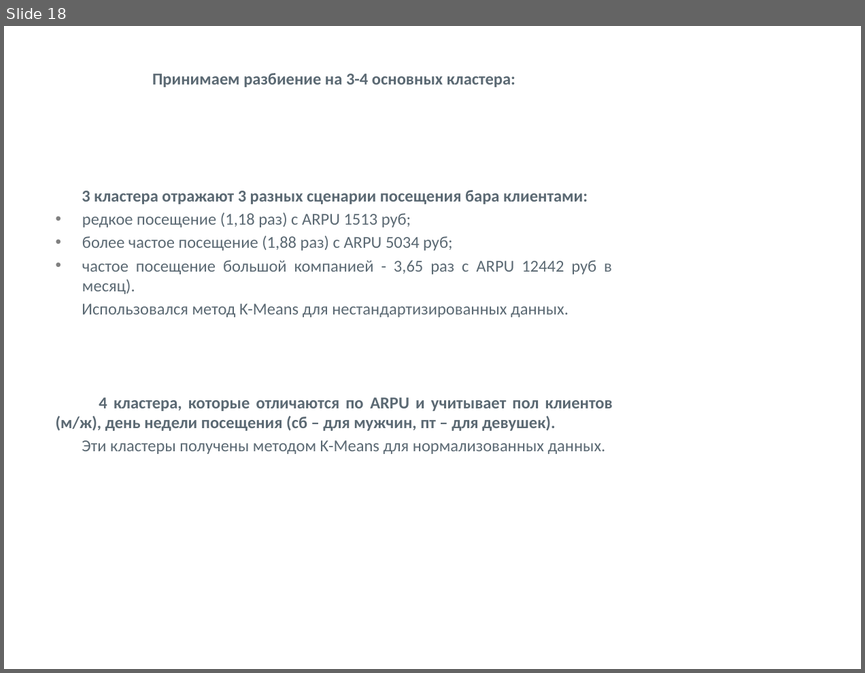
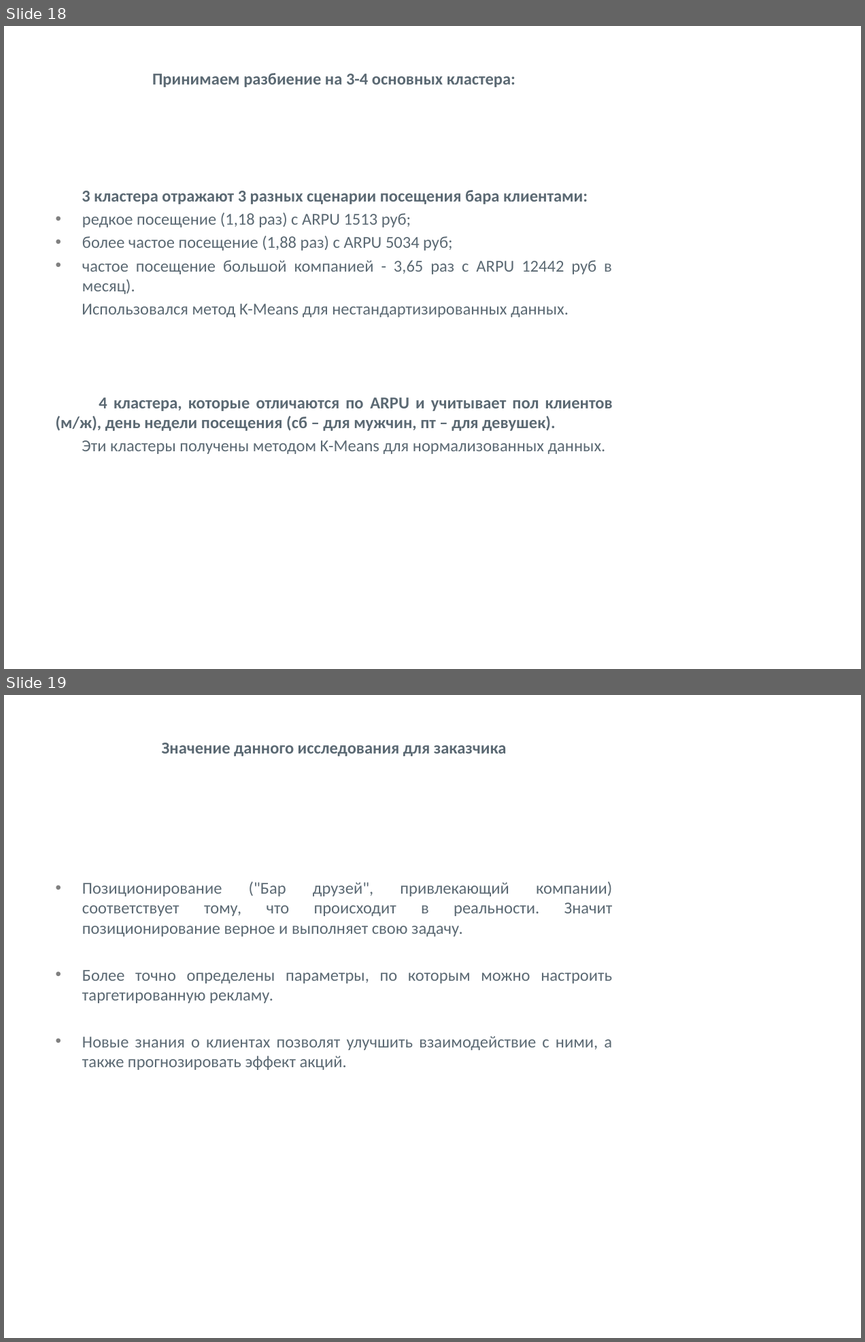
Before and after one commit to Viktoriia2020/Viktoriia, a slide deck: Презентация проекта.pptx. Shown one above the other, each under a label of ours: slide 18 before the commit, slides 18 and 19 after it. The pictures are 865x673 and 865x1342 pixels, drawn with LibreOffice and Linux fonts; fonts in the diff are those of the drawing; background and template pictures are left out. Boxes give left, top, right and bottom in pixels: in the first picture for what was removed or moved away, otherwise in the second. Text is boxed around its words. In the diff, an @@ line names an element or a change of style, - is before the commit and + after.

```diff
--- a/Презентация проекта.pptx
+++ b/Презентация проекта.pptx
@@ slide 19 added at [4,695,861,1338], background #FFFFFF @@
@@ text added at [82,743,613,1070], 14 pt, text #5B6973 @@
+Значение данного исследования для заказчика
+• Позиционирование ("Бар друзей", привлекающий компании) соответствует тому, что происходит в реальности. Значит позиционирование верное и выполняет свою задачу.
+• Более точно определены параметры, по которым можно настроить таргетированную рекламу.
+• Новые знания о клиентах позволят улучшить взаимодействие с ними, а также прогнозировать эффект акций.
```
Also in this commit, not shown: 3 slides changed, 3 other files.
